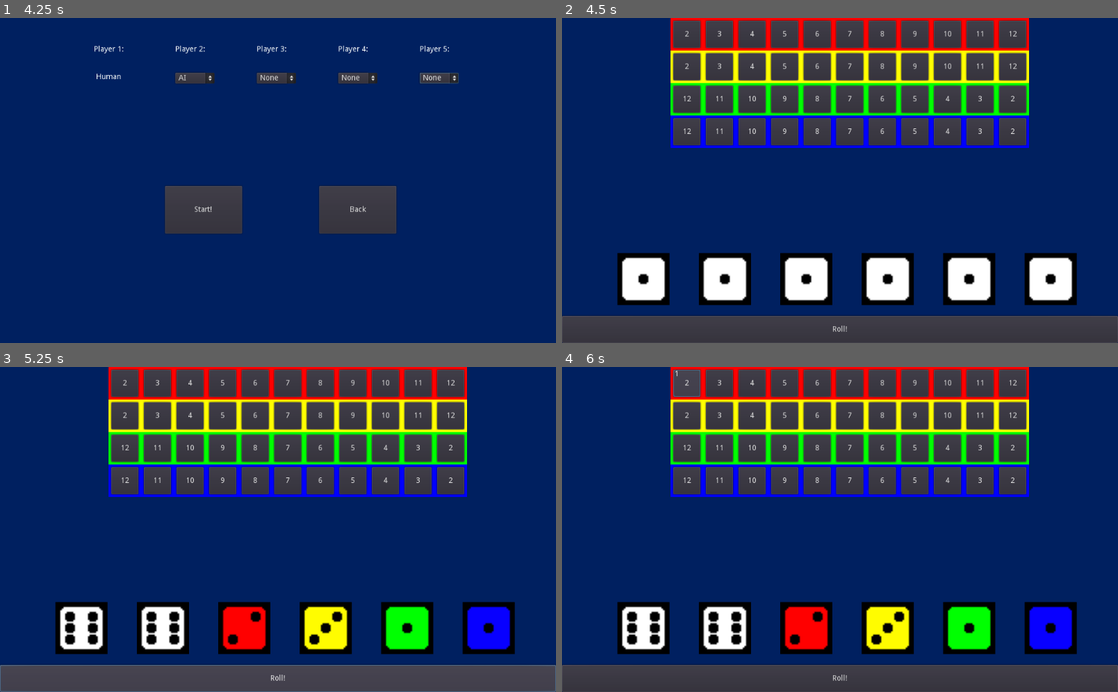
Above: before the commit, frames 1-4 (two rows, left to right).
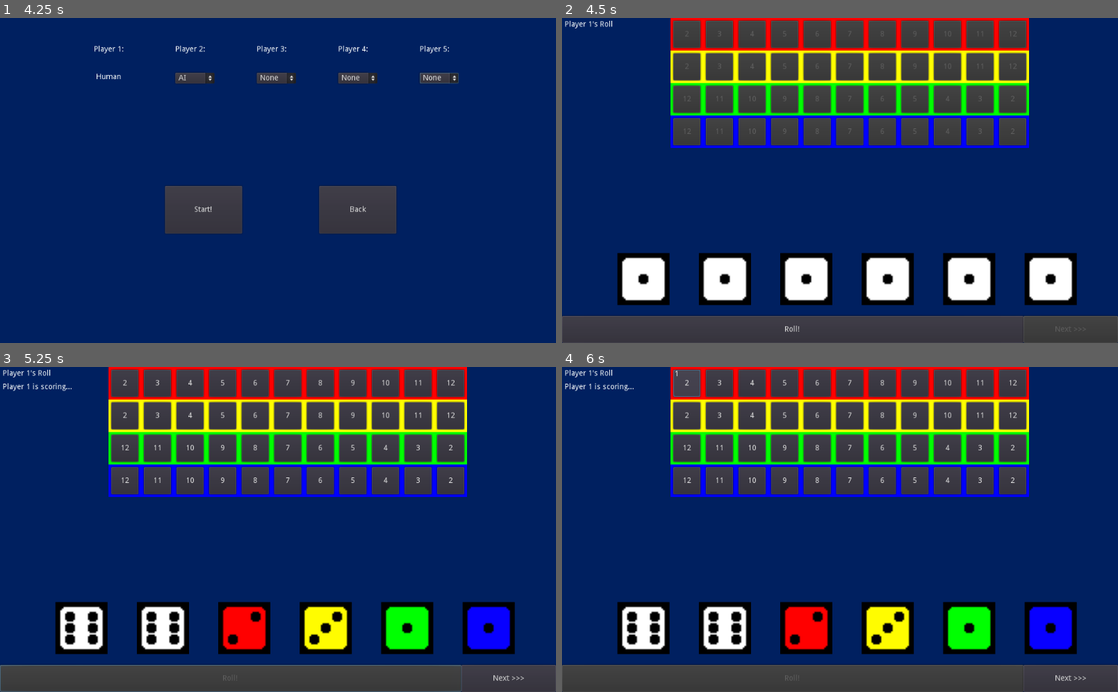
Above: after the commit, the same moments.

Repository: hamzasclone2/qwixxLike
Game: Godot game, scene res://MainMenu.tscn
The game is run twice, just before and just after one commit, with the same random seed, the same clock (stepped at 60 frames per second) and the same inputs.
Inputs:
- Up to frame 1 (4.25 s): click "Play Game" at 0.5 s; click "None" at 1.25 s; click "None" at 2 s; click "None" at 2.75 s; click "Start!" at 3.5 s
- Up to frame 2 (4.5 s): click "Start!" at 4.25 s
- Up to frame 3 (5.25 s): click "Roll!" at 5 s
- Up to frame 4 (6 s): click "2" at 5.75 s

Frame 1 is identical in both runs. In frame 2, 0.5% of the frame differs, in the area x 0-95%, y 0-100%; in frame 3, 0.4%; in frame 4, 0.3%.

Commit message:
added scoring turns and basic scoring

Diff:
--- a/Game.gd
+++ b/Game.gd
@@ -7,7 +7,11 @@
 onready var greenDie = get_node("Dice/greenDie")
 onready var blueDie = get_node("Dice/blueDie")
 
-onready var rollButton = get_node("rollButton")
+onready var rollButton = get_node("RollButton")
+onready var nextButton = get_node("NextButton")
+
+onready var rollingPlayerLabel = get_node("RollingPlayerLabel")
+onready var scoringPlayerLabel = get_node("ScoringPlayerLabel")
 
 var rng = RandomNumberGenerator.new()
 
@@ -30,6 +34,7 @@
 ]
 
 func _ready():
+	var xIndex = 0
 	var firstRow = scoreSheetColors[0]
 	var xpos = 200
 	var ypos = 0
@@ -40,9 +45,11 @@
 		scoreSheet.add_child(s)
 		var color = firstRow.pop_front()
 		s.name = color + str(i)
-		s.setup(color, i)
+		s.setup(color, i, 0, xIndex)
+		xIndex += 1
 		xpos += 60
 
+	xIndex = 0
 	var secondRow = scoreSheetColors[1]
 	xpos = 200
 	ypos = 60
@@ -53,9 +60,11 @@
 		scoreSheet.add_child(s)
 		var color = secondRow.pop_front()
 		s.name = color + str(i)
-		s.setup(color, i)
+		s.setup(color, i, 1, xIndex)
+		xIndex += 1
 		xpos += 60
 
+	xIndex = 0
 	var thirdRow = scoreSheetColors[2]
 	xpos = 200
 	ypos = 120
@@ -66,9 +75,11 @@
 		scoreSheet.add_child(s)
 		var color = thirdRow.pop_front()
 		s.name = color + str(i)
-		s.setup(color, i)
+		s.setup(color, i, 2, xIndex)
+		xIndex += 1
 		xpos += 60
 
+	xIndex = 0
 	var fourthRow = scoreSheetColors[3]
 	xpos = 200
 	ypos = 180
@@ -79,9 +90,15 @@
 		scoreSheet.add_child(s)
 		var color = fourthRow.pop_front()
 		s.name = color + str(i)
-		s.setup(color, i)
+		s.setup(color, i, 3, xIndex)
+		xIndex += 1
 		xpos += 60
 
+	Players.currentRollingPlayerIndex = 0
+	Players.currentScoringPlayerIndex = 0
+	Players.playerHasRolled = false
+
+	checkButtons()
 
 func rollAll():
 	rng.randomize()
@@ -120,11 +137,6 @@
 	print("Blue: ", possibleBlue1)
 	print("Blue: ", possibleBlue2)
 
-	if(Players.currentRollingPlayer < 5):
-		Players.currentRollingPlayer += 1
-	else:
-		Players.currentRollingPlayer = 1
-
 
 func roll(dieNum, diceTexture, color):
 	var s
@@ -143,4 +155,36 @@
 	diceTexture.texture = load(s)
 
 func _on_rollButton_button_up():
+	Players.playerHasRolled = true
+	Players.currentScoringPlayerIndex = Players.currentRollingPlayerIndex
+
+	checkButtons()
 	rollAll()
+
+func _on_NextButton_pressed():
+	Players.currentScoringPlayerIndex += 1
+	if(Players.currentScoringPlayerIndex == Players.players.size()):
+		Players.currentScoringPlayerIndex = 0
+
+	if(Players.currentScoringPlayerIndex == Players.currentRollingPlayerIndex):
+		Players.playerHasRolled = false
+		Players.currentRollingPlayerIndex += 1
+
+	if(Players.currentRollingPlayerIndex == Players.players.size()):
+		Players.currentRollingPlayerIndex = 0
+
+
+	checkButtons()
+
+func checkButtons():
+	if(Players.playerHasRolled):
+		rollButton.disabled = true
+		nextButton.disabled = false
+		scoringPlayerLabel.visible = true
+	else:
+		rollButton.disabled = false
+		nextButton.disabled = true
+		scoringPlayerLabel.visible = false
+
+	rollingPlayerLabel.text = "Player " + str(Players.players[Players.currentRollingPlayerIndex]) + "'s Roll"
+	scoringPlayerLabel.text = "Player " + str(Players.players[Players.currentScoringPlayerIndex]) + " is scoring..."
--- a/Game.tscn
+++ b/Game.tscn
@@ -10,6 +10,14 @@
 anchor_right = 1.0
 anchor_bottom = 1.0
 color = Color( 0, 0.129412, 0.380392, 1 )
+__meta__ = {
+"_edit_use_anchors_": false
+}
+
+[node name="ScoreSheet" type="Control" parent="."]
+anchor_right = 1.0
+anchor_bottom = 1.0
+margin_bottom = -190.0
 __meta__ = {
 "_edit_use_anchors_": false
 }
@@ -54,22 +62,46 @@
 texture = ExtResource( 2 )
 offset = Vector2( 300, 25 )
 
-[node name="rollButton" type="Button" parent="."]
+[node name="RollButton" type="Button" parent="."]
 anchor_top = 1.0
-anchor_right = 1.0
+anchor_right = 0.83
 anchor_bottom = 1.0
 margin_top = -50.0
+margin_right = 0.0799561
 text = "Roll!"
 __meta__ = {
 "_edit_use_anchors_": false
 }
 
-[node name="ScoreSheet" type="Control" parent="."]
-anchor_right = 1.0
-anchor_bottom = 1.0
-margin_bottom = -190.0
+[node name="NextButton" type="Button" parent="."]
+margin_left = 850.0
+margin_top = 550.0
+margin_right = 1024.0
+margin_bottom = 600.0
+text = "Next >>>"
 __meta__ = {
 "_edit_use_anchors_": false
 }
 
-[connection signal="button_up" from="rollButton" to="." method="_on_rollButton_button_up"]
+[node name="RollingPlayerLabel" type="Label" parent="."]
+margin_left = 5.0
+margin_top = 5.0
+margin_right = 94.0
+margin_bottom = 19.0
+text = "Player 1's Roll"
+__meta__ = {
+"_edit_use_anchors_": false
+}
+
+[node name="ScoringPlayerLabel" type="Label" parent="."]
+margin_left = 5.0
+margin_top = 30.0
+margin_right = 133.0
+margin_bottom = 44.0
+text = "Player 1 is scoring..."
+__meta__ = {
+"_edit_use_anchors_": false
+}
+
+[connection signal="button_up" from="RollButton" to="." method="_on_rollButton_button_up"]
+[connection signal="pressed" from="NextButton" to="." method="_on_NextButton_pressed"]
--- a/Players.gd
+++ b/Players.gd
@@ -2,30 +2,54 @@
 
 var playerTypes = ["Human", "AI", "None", "None", "None"]
 
-var currentRollingPlayer = 0
-var currentScoringPlayer = 0
+var playerScoreSheets = []
+var players = [1, 2]
 
-var playerScoreSheets = []
+var currentRollingPlayerIndex
+var currentScoringPlayerIndex
+
+var playerHasRolled
 
 func setup():
-	var startingScoresheet = [
+	playerScoreSheets.append([ # Player 1
 		[0,0,0,0,0,0,0,0,0,0,-1],
 		[0,0,0,0,0,0,0,0,0,0,-1],
 		[0,0,0,0,0,0,0,0,0,0,-1],
 		[0,0,0,0,0,0,0,0,0,0,-1]
-	]
-
-	playerScoreSheets.append(startingScoresheet) # Player 1
-	playerScoreSheets.append(startingScoresheet) # Player 2
+	]) # Player 1
+	playerScoreSheets.append([ # Player 2
+		[0,0,0,0,0,0,0,0,0,0,-1],
+		[0,0,0,0,0,0,0,0,0,0,-1],
+		[0,0,0,0,0,0,0,0,0,0,-1],
+		[0,0,0,0,0,0,0,0,0,0,-1]
+	])
 	if(playerTypes[2] != "None"): # Player 3
-		playerScoreSheets.append(startingScoresheet)
+		playerScoreSheets.append([
+		[0,0,0,0,0,0,0,0,0,0,-1],
+		[0,0,0,0,0,0,0,0,0,0,-1],
+		[0,0,0,0,0,0,0,0,0,0,-1],
+		[0,0,0,0,0,0,0,0,0,0,-1]
+	])
+		players.append(3)
 	else:
 		playerScoreSheets.append([])
 	if(playerTypes[3] != "None"): # Player 4
-		playerScoreSheets.append(startingScoresheet)
+		playerScoreSheets.append([
+		[0,0,0,0,0,0,0,0,0,0,-1],
+		[0,0,0,0,0,0,0,0,0,0,-1],
+		[0,0,0,0,0,0,0,0,0,0,-1],
+		[0,0,0,0,0,0,0,0,0,0,-1]
+	])
+		players.append(4)
 	else:
 		playerScoreSheets.append([])
 	if(playerTypes[4] != "None"): # Player 5
-		playerScoreSheets.append(startingScoresheet)
+		playerScoreSheets.append([
+		[0,0,0,0,0,0,0,0,0,0,-1],
+		[0,0,0,0,0,0,0,0,0,0,-1],
+		[0,0,0,0,0,0,0,0,0,0,-1],
+		[0,0,0,0,0,0,0,0,0,0,-1]
+	])
+		players.append(5)
 	else:
 		playerScoreSheets.append([])
--- a/ScoreButton.gd
+++ b/ScoreButton.gd
@@ -3,10 +3,13 @@
 var color
 var value
 
+var yIndex
+var xIndex
+
 onready var color_rect = get_node("ColorRect")
 onready var button = get_node("Button")
 
-func setup(new_color, new_value):
+func setup(new_color, new_value, y, x):
 	if(new_color=="R"):
 		color_rect.color = Color(1,0,0,1)
 	elif(new_color=="G"):
@@ -20,15 +23,27 @@
 	value = new_value
 	color = new_color
 
+	yIndex = y
+	xIndex = x
+
 
 func _on_Button_pressed():
-	if(Players.currentRollingPlayer == 1):
+	if(Players.players[Players.currentScoringPlayerIndex] == 1):
 		get_node("Label").visible = true
-	elif(Players.currentRollingPlayer == 2):
+	elif(Players.players[Players.currentScoringPlayerIndex] == 2):
 		get_node("Label2").visible = true
-	elif(Players.currentRollingPlayer == 3):
+	elif(Players.players[Players.currentScoringPlayerIndex] == 3):
 		get_node("Label3").visible = true
-	elif(Players.currentRollingPlayer == 4):
+	elif(Players.players[Players.currentScoringPlayerIndex] == 4):
 		get_node("Label4").visible = true
-	elif(Players.currentRollingPlayer == 5):
+	elif(Players.players[Players.currentScoringPlayerIndex] == 5):
 		get_node("Label5").visible = true
+
+
+	Players.playerScoreSheets[Players.players[Players.currentScoringPlayerIndex] - 1][yIndex][xIndex] = 1
+
+func _process(_delta):
+	if(Players.playerHasRolled == false):
+		button.disabled = true
+	else:
+		button.disabled = false
